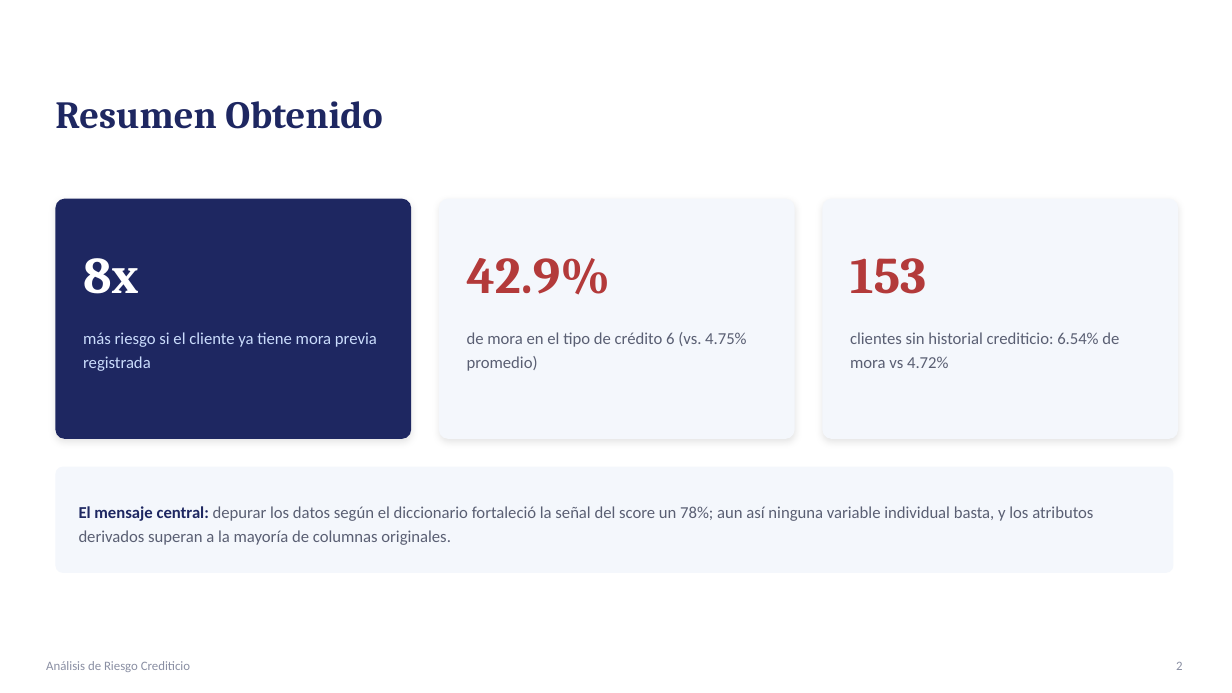
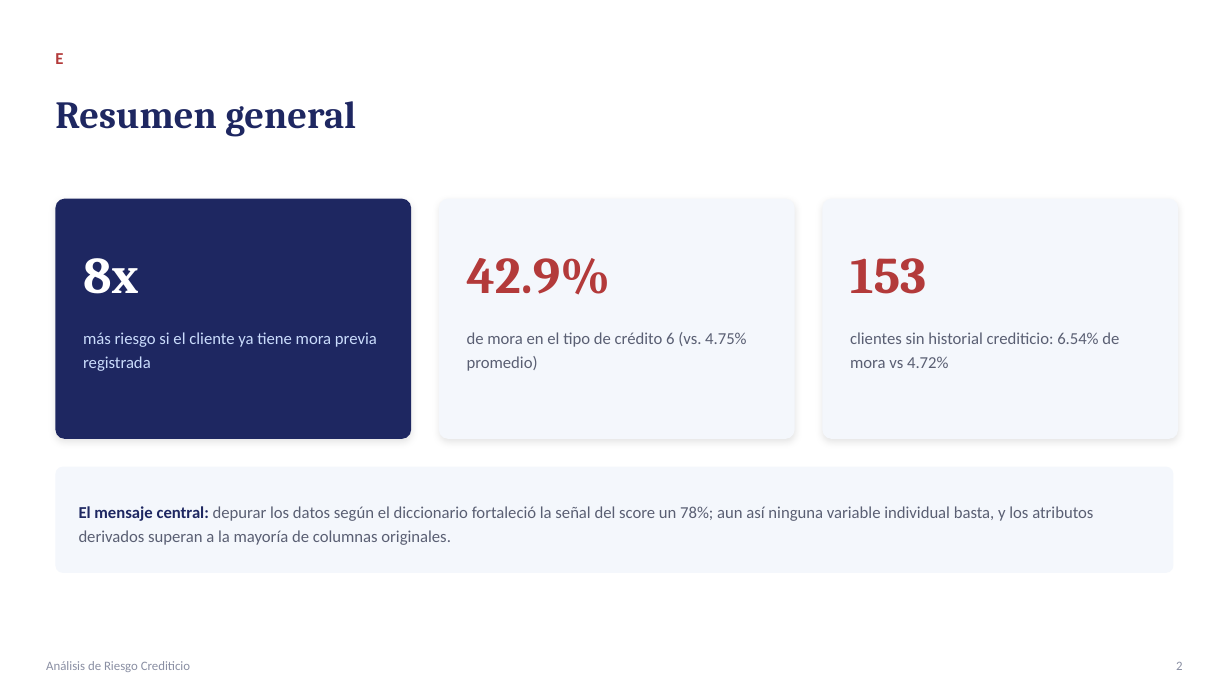
Before and after one commit to papiarcacamilo/MLOPS_CURSE, a slide deck: slide 2 of PRESENTACION.pptx. Drawn at 1232x693 pixels with LibreOffice and Linux fonts; fonts in the diff are those of the drawing. Boxes give left, top, right and bottom in pixels: in the first picture for what was removed or moved away, otherwise in the second. Text is boxed around its words. In the diff, an @@ line names an element or a change of style, - is before the commit and + after.

```diff
--- a/PRESENTACION.pptx
+++ b/PRESENTACION.pptx
@@ text added at (55, 53, 63, 64), 13 pt, text #B33A3A, bold @@
+E
@@ text at (55, 101, 356, 137): text changed @@
-Resumen Obtenido
+Resumen general
```
Also in this commit, not shown: 9 other slides changed, 1 slide added, 1 slide removed, 3 other files.
